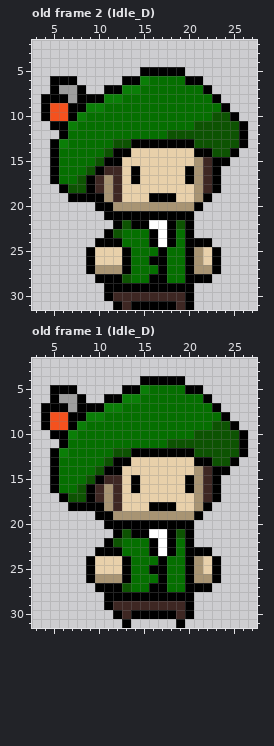
One commit to this pixel-art file: Assets/Sprites/Aseprite/Bard.aseprite. Above: the version before the commit.
32x32 pixels, 2 frames. Shown: old frame 2 (Idle_D): x 3..27, y 2..31; old frame 1 (Idle_D): x 3..27, y 2..31. The commit also changed other frames, which this record leaves out.
After the commit:
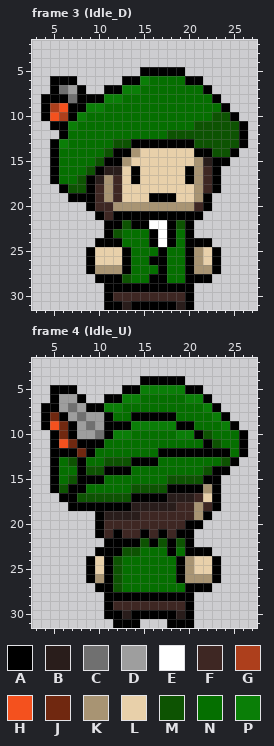
Palette (. is transparent): A #000000  B #291d1b  C #707070  D #9e9e9e  E #ffffff  F #3e2723  G #ad3f1c  H #f4511e  J #702810  K #a89473  L #e8d0aa  M #0d5302  N #056f00  P #0a7e07
A new or re-ordered frame is compared with the old frame closest to it.
The edit:
frames 2 -> 22
layer "Layer 2" added
Frame 3 (Idle_D) is new; against old frame 2 (Idle_D), layer "Layer 1":
y 7: x 6 D -> C
y 8: x 7 D -> C
y 9: x 5 H -> G
y 10: x 6 H -> G
y 14: x 14 L -> K
y 15: x 13 L -> K; x 22 F -> B
y 16: x 11..12 FF -> BB
y 17: x 10 F -> B
y 19: x 10 A -> F
y 20: x 9..11 .AA -> AFF; x 21..22 A. -> FA
y 21: x 10..11 .A -> AF; x 21 . -> A
y 22: x 11 . -> A
y 31: x 11 . -> A; x 13 F -> B; x 19 F -> B
Frame 4 (Idle_U) is new; against old frame 1 (Idle_D), layer "Layer 2":
y 5: x 16..19 NNNN -> PPPP
y 6: x 20..21 NN -> PP
y 7: x 6..8 ADA -> DCD; x 22 N -> P
y 8: x 5..11 HHAAPPN -> JADCDDA; x 14..18 NNNNN -> AAAAA; x 23 N -> P
y 9: x 6 H -> J; x 8..20 PNNNNNNNNNNNN -> DCDAAAPPPPPAA; x 23..24 MM -> NP
y 10: x 6..13 APNNNNNN -> JADDCAPP; x 19..21 NNM -> PPA; x 23..25 MMM -> NNN
y 11: x 5..10 .ANNNN -> AHJAAA; x 18..22 MMMMM -> NNNNA; x 24..25 MM -> NN
y 12: x 6..9 PNNN -> AAJA; x 12..16 MMAAA -> NNNNN; x 21..25 MMMMM -> AAAAN
y 13: x 7..8 NN -> MA; x 12..23 AALLLLLLLAAM -> MMAAANNNNNNN
y 14: x 8..9 NN -> AM; x 13..22 LLLLLLLLKF -> ANNNNNNNNM
y 15: x 7..9 NNM -> MAA; x 11..22 FFLALLLLLAKF -> NNNNNNNMMMMA
y 16: x 6..19 NNMAFKFLALLLLL -> MAANNNNNMMMMAA; x 21..22 KF -> AK
y 17: x 7 M -> A; x 9..22 AFKFLLLLLLLLKF -> MMMMMAAAABBBFL
y 18: x 11..20 KFLLLAAALL -> AAABBBBBFF; x 22..23 A. -> FA
y 19: x 11..22 AKKKKKKKKKA. -> BBBBFFFFFFKA
y 20: x 10..19 .AAAAAAAAA -> AFFFFFFFFF; x 21 . -> A
y 21: x 10..11 .. -> AF; x 13..14 MA -> FF; x 16..19 EEAM -> FAFA
y 22: x 12..15 MNNN -> AAAM; x 17 E -> M; x 19 N -> M
y 23: x 13..14 NN -> MM; x 16..17 AE -> NN
y 24: x 11..13 LLA -> AMN; x 17 A -> N; x 19..21 NAK -> AKL
y 25: x 11..13 LLA -> AMN; x 16..17 AA -> NN; x 19..21 NAK -> AKL
y 26: x 11..13 KKA -> AMN; x 17 A -> N; x 19..20 NA -> AK
y 27: x 12..13 AM -> MN; x 16..17 AA -> NN
y 30: x 11 . -> A; x 13 F -> B; x 19 F -> B
y 31: x 12 . -> A; x 14 . -> A; x 18 . -> A; x 20 . -> A
Changed places in both pictures, as pixel boxes (x1, y1, x2, y2):
changed: (50, 85, 77, 121)
changed: (86, 148, 140, 229)
changed: (203, 157, 212, 166)
changed: (194, 202, 212, 220)
changed: (104, 301, 131, 310)
changed: (176, 301, 185, 310)
changed: (50, 385, 239, 628)
